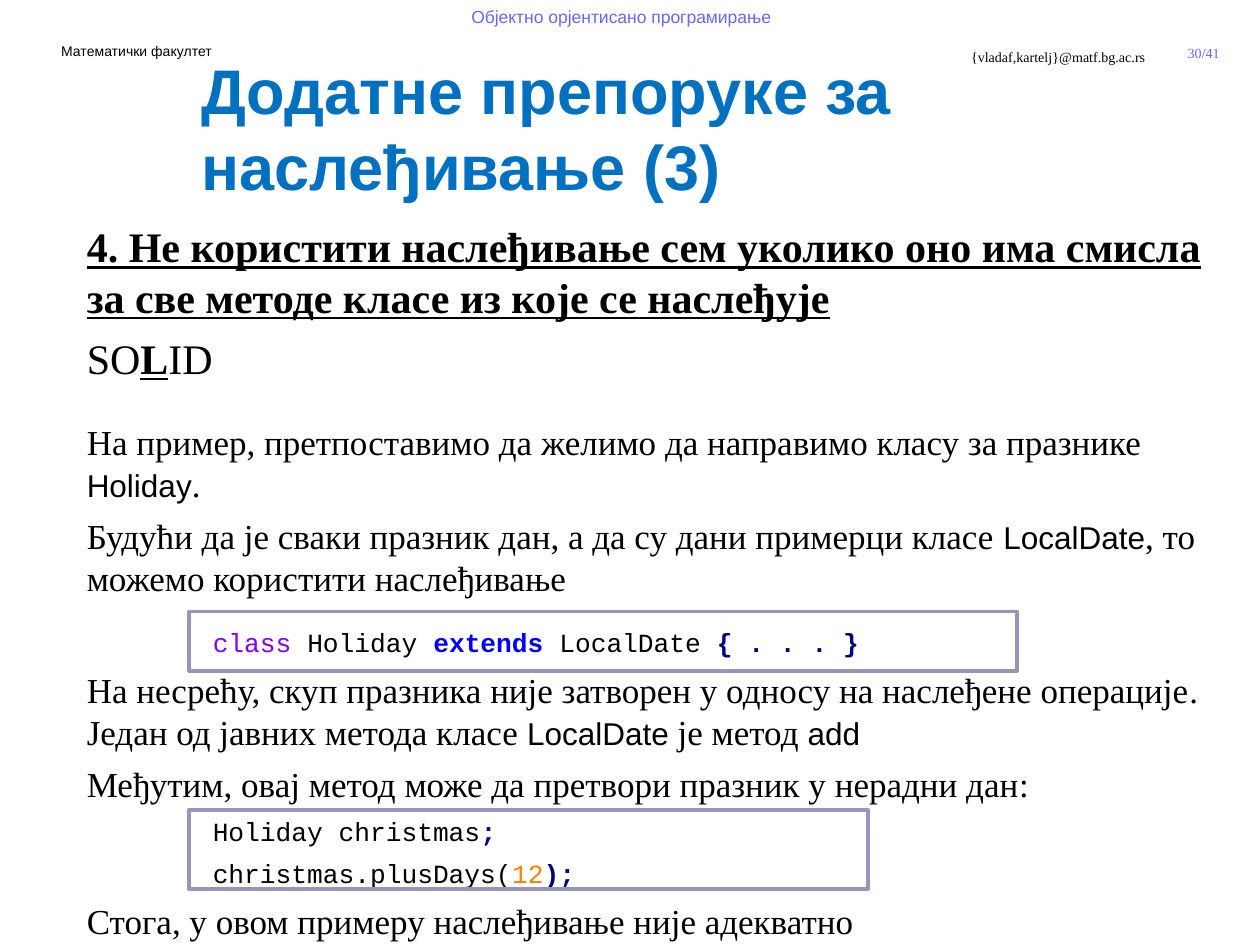
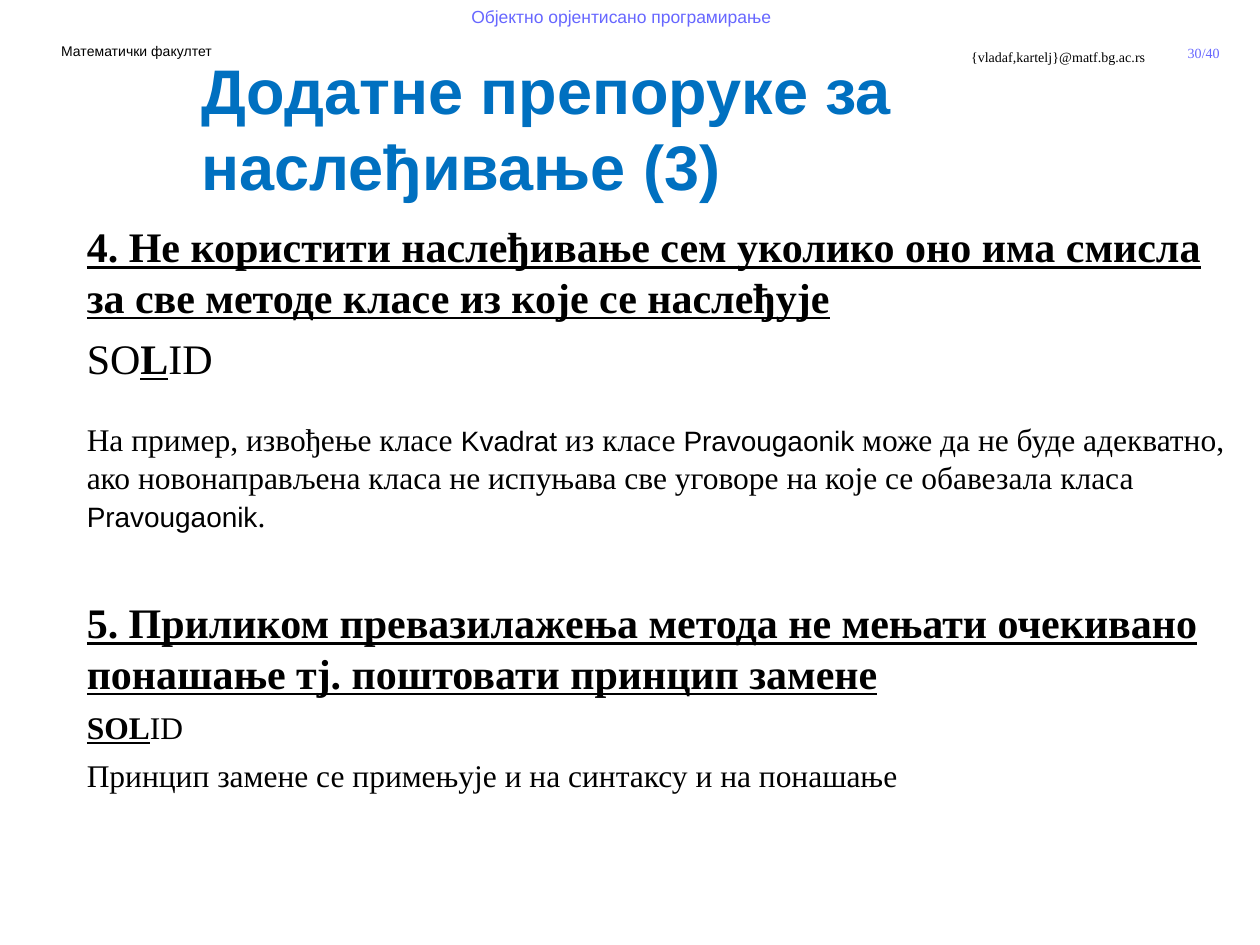
Before and after one commit to MatfOOP/OOP, a slide deck: slide 30 of predavanja/prezentacije/OOP11-Apstraktne klase i interfejsi.pptx. Drawn at 1260x945 pixels with LibreOffice and Linux fonts; fonts in the diff are those of the drawing; background and template pictures are left out. Boxes give left, top, right and bottom in pixels: in the first picture for what was removed or moved away, otherwise in the second. Text is boxed around its words. In the diff, an @@ line names an element or a change of style, - is before the commit and + after.

```diff
--- a/predavanja/prezentacije/OOP11-Apstraktne klase i interfejsi.pptx
+++ b/predavanja/prezentacije/OOP11-Apstraktne klase i interfejsi.pptx
@@ page number at [1188,49,1220,58]: text changed @@
-30/41
+30/40
@@ text at [87,428,1224,794]: text changed; size 20 to 18 pt @@
-На пример, претпоставимо да желимо да направимо класу за празнике Holiday.
-Будући да је сваки празник дан, а да су дани примерци класе LocalDate, то можемо користити наслеђивање
-class Holiday extends LocalDate { . . . }
-На несрећу, скуп празника није затворен у односу на наслеђене операције. Један од јавних метода класе LocalDate је метод add
-Међутим, овај метод може да претвори празник у нерадни дан:
-Holiday christmas;
-christmas.plusDays(12);
-Стога, у овом примеру наслеђивање није адекватно
+На пример, извођење класе Kvadrat из класе Pravougaonik може да не буде адекватно, ако новонаправљена класа не испуњава све уговоре на које се обавезала класа Pravougaonik.
+5. Приликом превазилажења метода не мењати очекивано понашање тј. поштовати принцип замене
+SOLID
+Принцип замене се примењује и на синтаксу и на понашање
@@ rectangle removed at [189,611,1017,670] @@
@@ rectangle removed at [189,810,868,890] @@
```
Also in this commit, not shown: 1 other slide changed, 1 slide removed, 1 other file.
